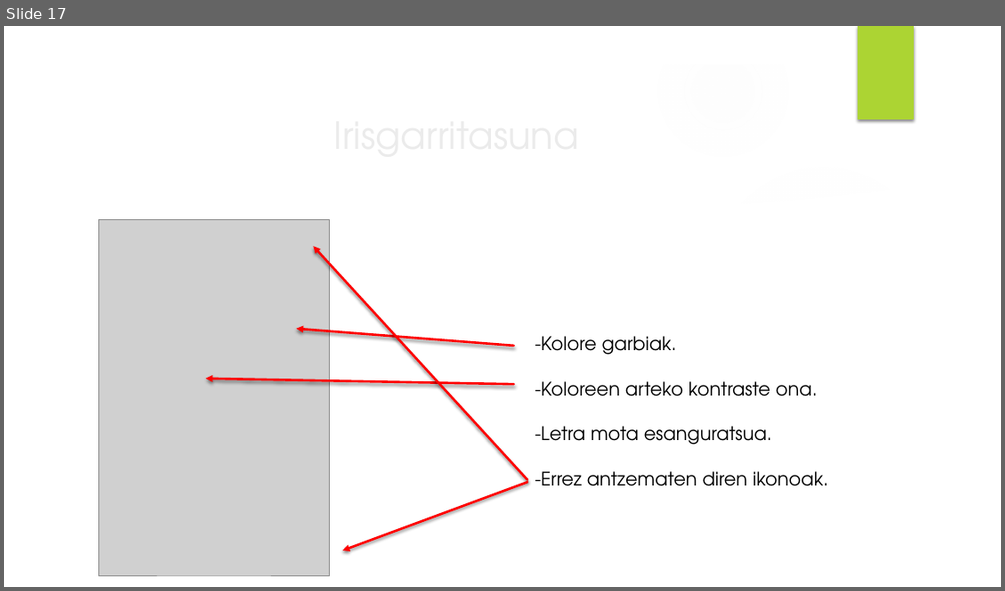
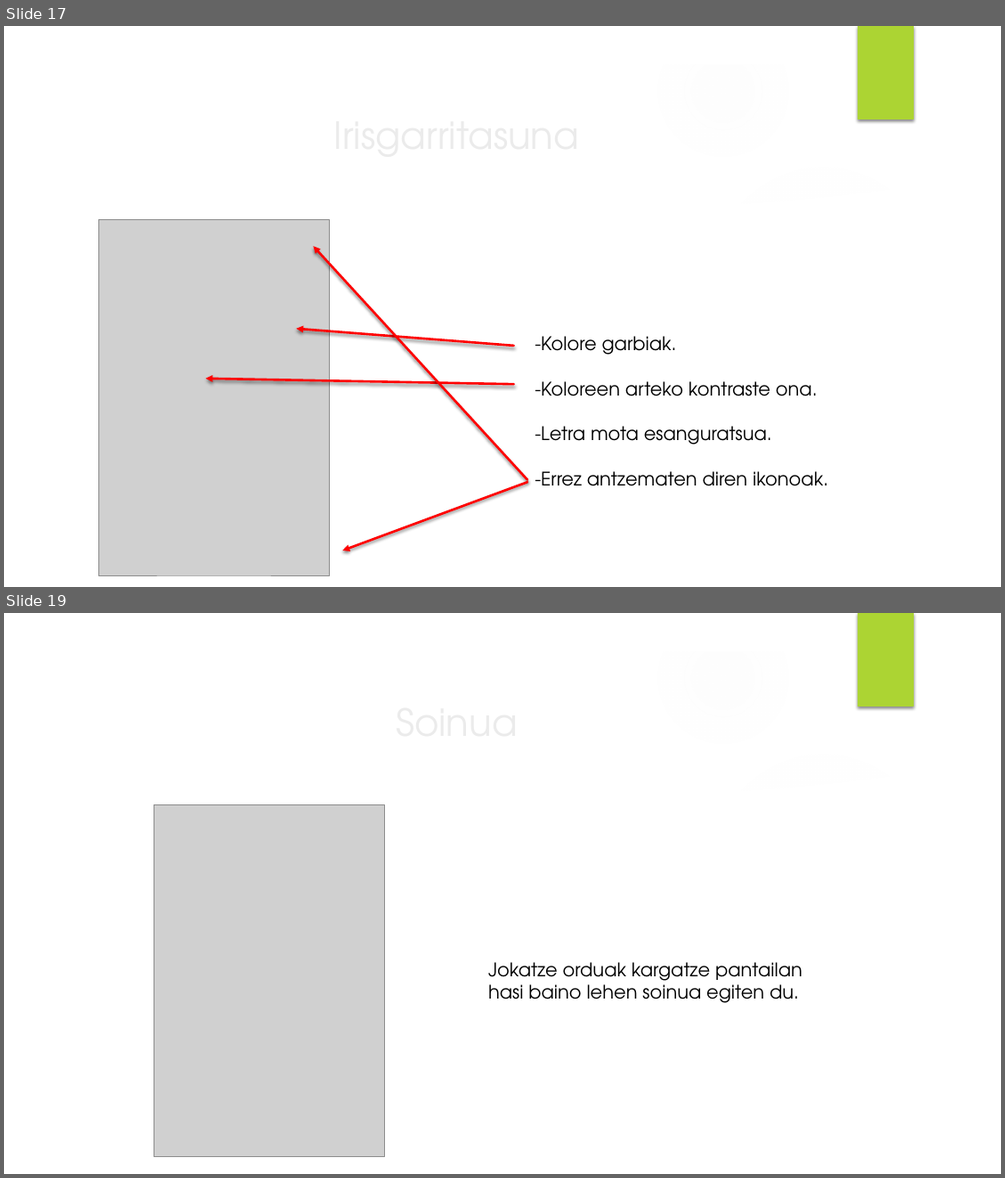
Before and after one commit to Iza666/EguneanBehin, a slide deck: Brain Pain powerpoint.pptx. Shown one above the other, each under a label of ours: slide 17 before the commit, slides 17 and 19 after it; the slides between them are not shown. The pictures are 1005x591 and 1005x1178 pixels, drawn with LibreOffice and Linux fonts; fonts in the diff are those of the drawing; grey boxes stand for pictures; background and template pictures are left out. Boxes give left, top, right and bottom in pixels: in the first picture for what was removed or moved away, otherwise in the second. Text is boxed around its words. In the diff, an @@ line names an element or a change of style, - is before the commit and + after.

```diff
--- a/Brain Pain powerpoint.pptx
+++ b/Brain Pain powerpoint.pptx
@@ slide 19 added at (4, 613, 1001, 1174), background picture (left out); not listed: 9 template elements that a slide beside it also shows @@
@@ title added at (98, 692, 815, 750), 36 pt, text #EBEBEB @@
+Soinua
@@ picture added at (154, 804, 385, 1156) @@
@@ text added at (488, 962, 802, 1003), 18 pt, text #000000 @@
+Jokatze orduak kargatze pantailan hasi baino lehen soinua egiten du.
```
Also in this commit, not shown: 1 other slide added, 1 slide removed.
